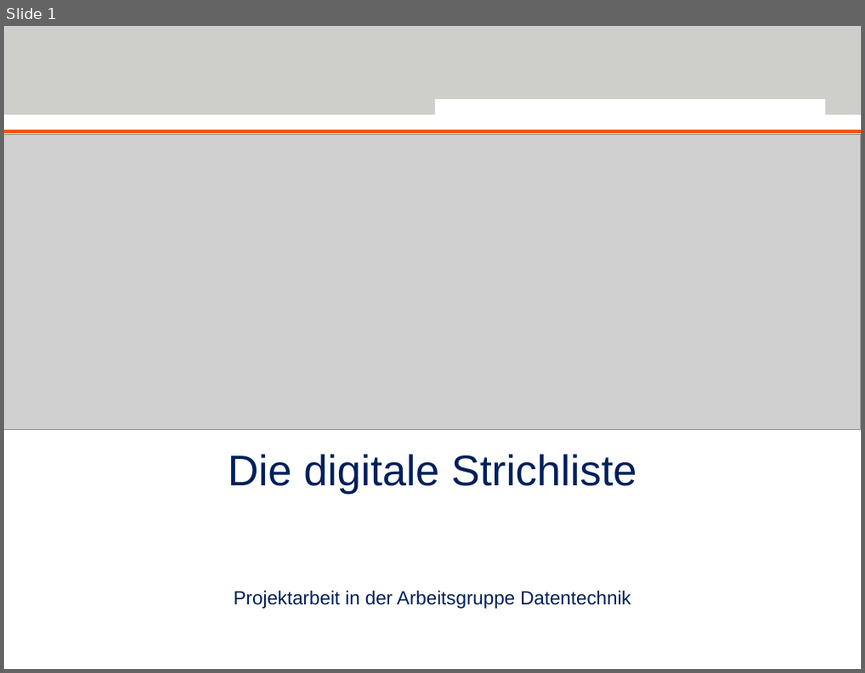
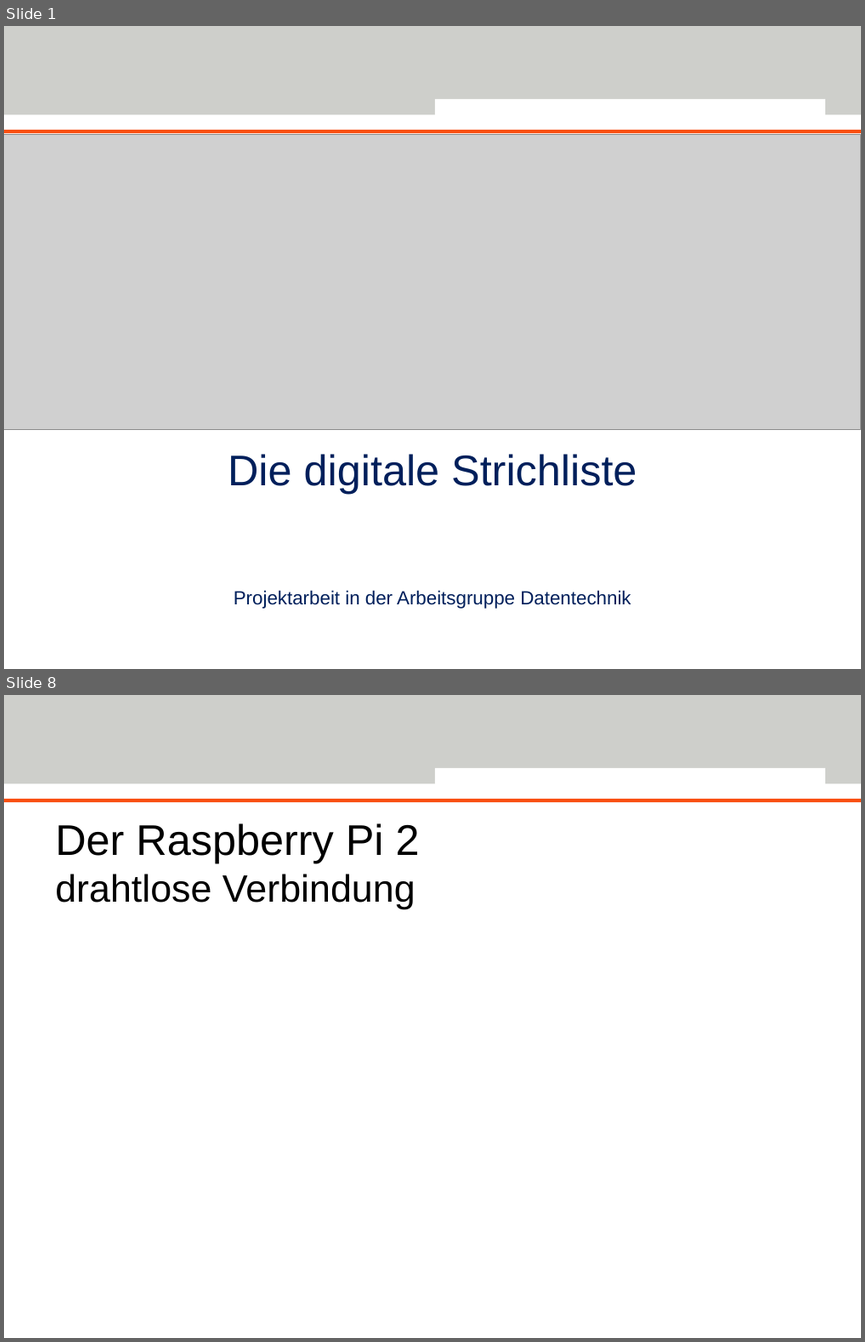
Before and after one commit to Deltachi/Tally_Teamproject, a slide deck: documents/presentation/TallyFinal.pptx. Shown one above the other, each under a label of ours: slide 1 before the commit, slides 1 and 8 after it; the slides between them are not shown. The pictures are 865x673 and 865x1342 pixels, drawn with LibreOffice and Linux fonts; fonts in the diff are those of the drawing; grey boxes stand for pictures; background and template pictures are left out. Boxes give left, top, right and bottom in pixels: in the first picture for what was removed or moved away, otherwise in the second. Text is boxed around its words. In the diff, an @@ line names an element or a change of style, - is before the commit and + after.

```diff
--- a/documents/presentation/TallyFinal.pptx
+++ b/documents/presentation/TallyFinal.pptx
@@ slide 8 added at box(4, 695, 861, 1338), background #FFFFFF; not listed: 3 template elements that a slide beside it also shows @@
@@ title added at box(55, 823, 420, 909), 32 pt, text #000000 @@
+Der Raspberry Pi 2
+drahtlose Verbindung
```
Also in this commit, not shown: 1 slide changed, 8 other slides added, 1 slide removed, 2 other files.
